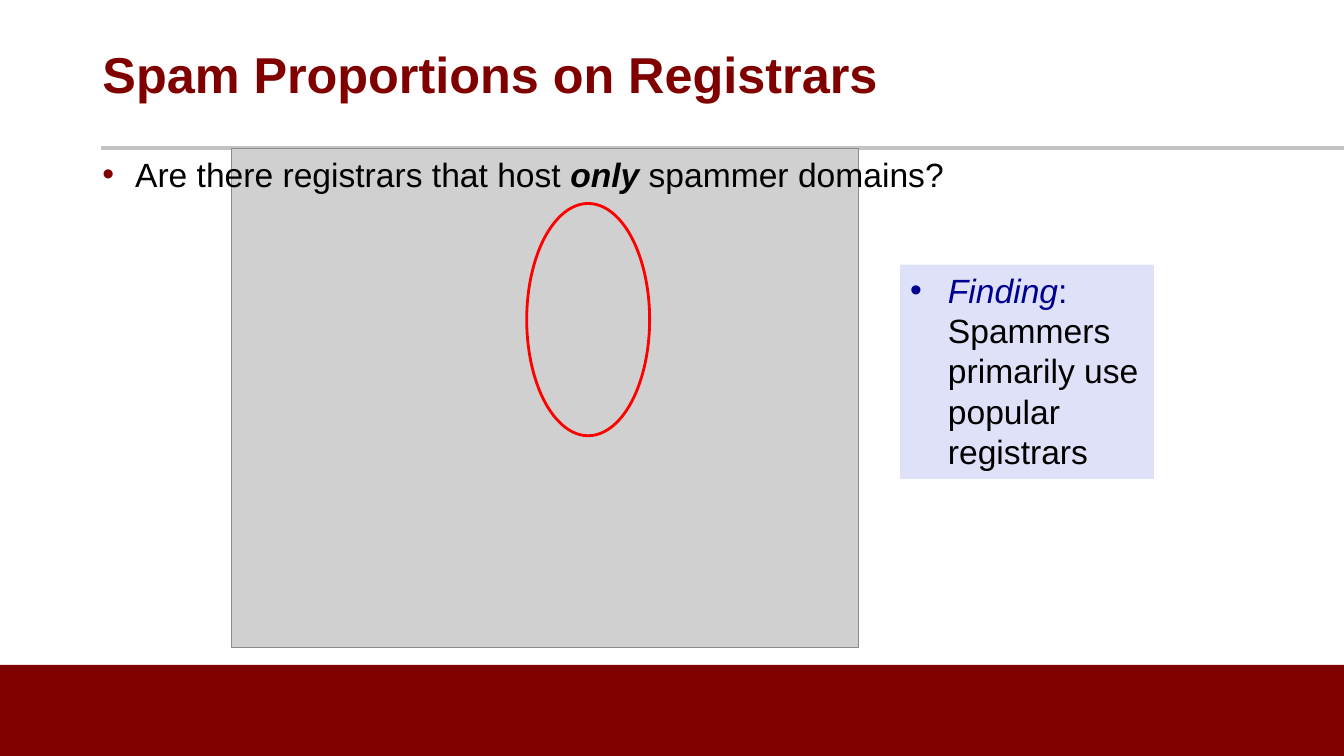
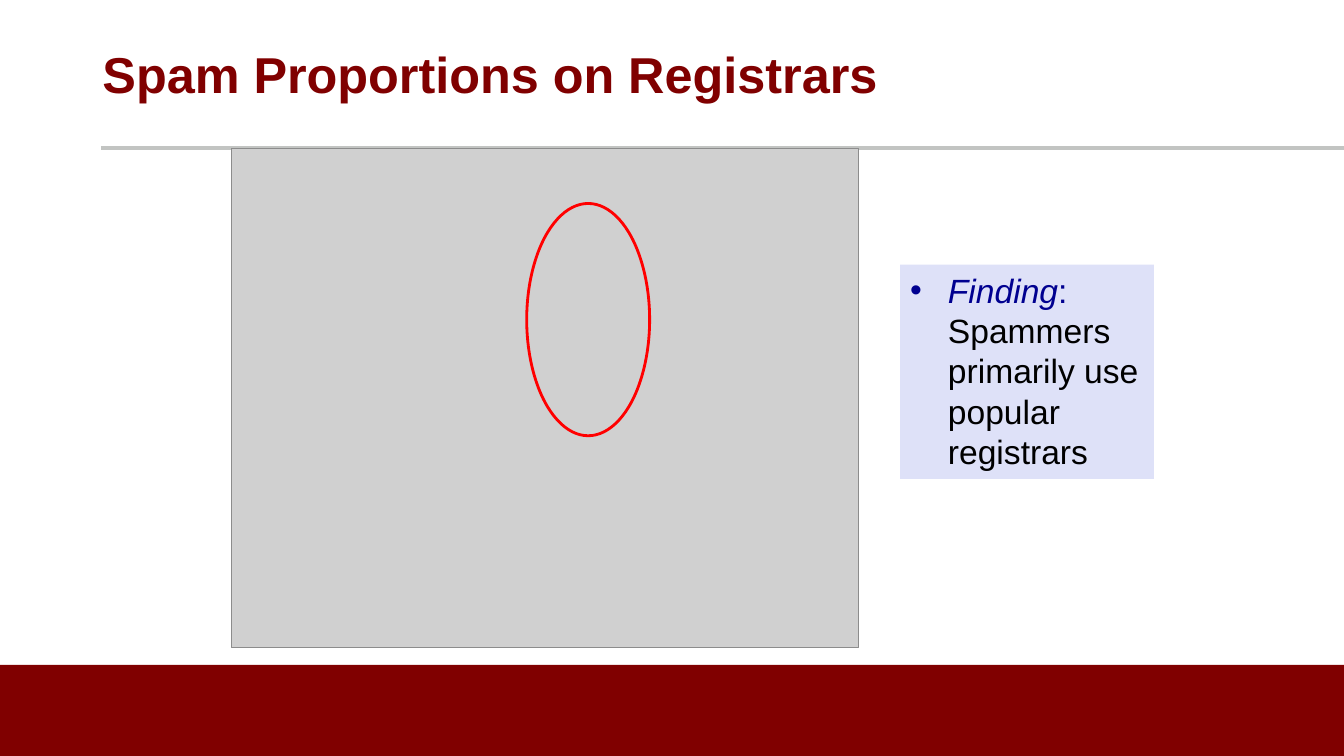
Before and after one commit to noise-lab/ML-Cybersecurity, a slide deck: slide 13 of module-3/ppt/3.2-Supervised Learning.pptx. Drawn at 1344x756 pixels with LibreOffice and Linux fonts; fonts in the diff are those of the drawing; grey boxes stand for pictures; background and template pictures are left out. Boxes give left, top, right and bottom in pixels: in the first picture for what was removed or moved away, otherwise in the second. Text is boxed around its words. In the diff, an @@ line names an element or a change of style, - is before the commit and + after.

```diff
--- a/module-3/ppt/3.2-Supervised Learning.pptx
+++ b/module-3/ppt/3.2-Supervised Learning.pptx
@@ text removed at (135,160,944,194) @@
-• Are there registrars that host only spammer domains?
```
Also in this commit, not shown: 1 other slide changed, 9 other files.
